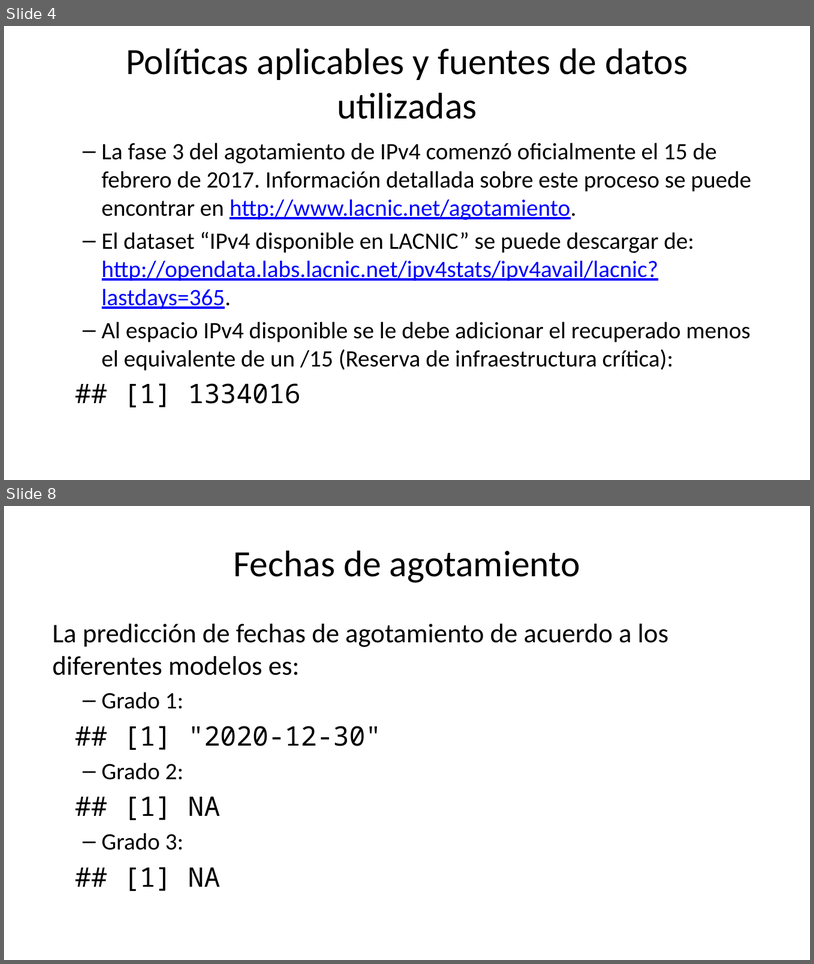
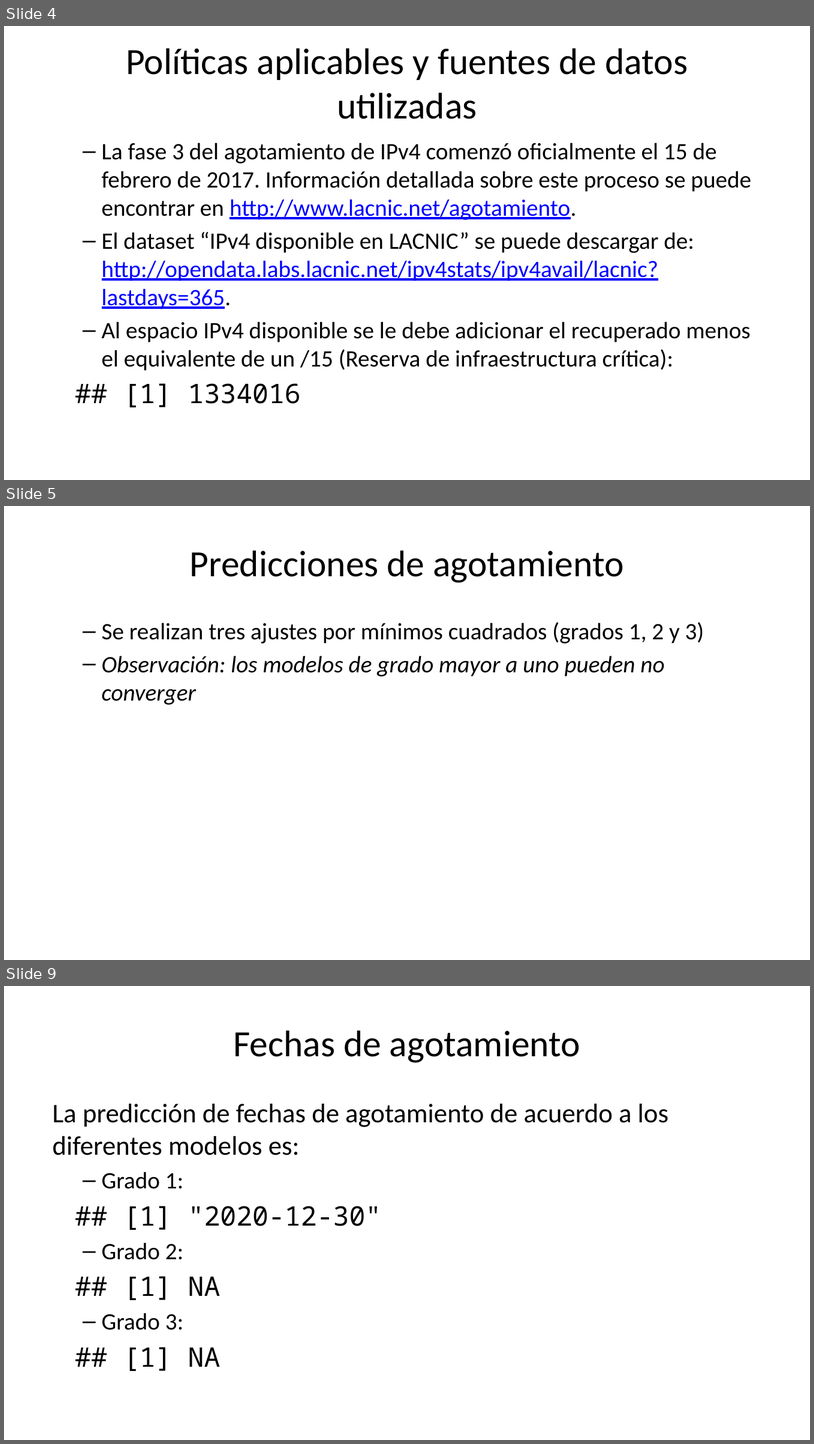
Before and after one commit to cm2c-internet-measurements/internet-data-models-and-viz, a slide deck: lacnic-ipv4-fase3-model/LACNIC_IPv4_F3_Report_v3.pptx. Shown one above the other, each under a label of ours: slides 4 and 8 before the commit, slides 4, 5 and 9 after it; the slides between them are not shown. The pictures are 814x964 and 814x1444 pixels, drawn with LibreOffice and Linux fonts; fonts in the diff are those of the drawing; background and template pictures are left out. Boxes give left, top, right and bottom in pixels: in the first picture for what was removed or moved away, otherwise in the second. Text is boxed around its words. In the diff, an @@ line names an element or a change of style, - is before the commit and + after.

```diff
--- a/lacnic-ipv4-fase3-model/LACNIC_IPv4_F3_Report_v3.pptx
+++ b/lacnic-ipv4-fase3-model/LACNIC_IPv4_F3_Report_v3.pptx
@@ slide 5 added at (4, 506, 810, 960), background #FFFFFF @@
@@ title added at (190, 550, 624, 583), 33 pt, text #000000 @@
+Predicciones de agotamiento
@@ text added at (102, 622, 705, 705), 21 pt, text #000000, italic @@
+  – Se realizan tres ajustes por mínimos cuadrados (grados 1, 2 y 3)
+  – Observación: los modelos de grado mayor a uno pueden no converger
@@ what was slide 8 is now slide 9 @@
```
Also in this commit, not shown: 2 slides changed, 2 other files.
